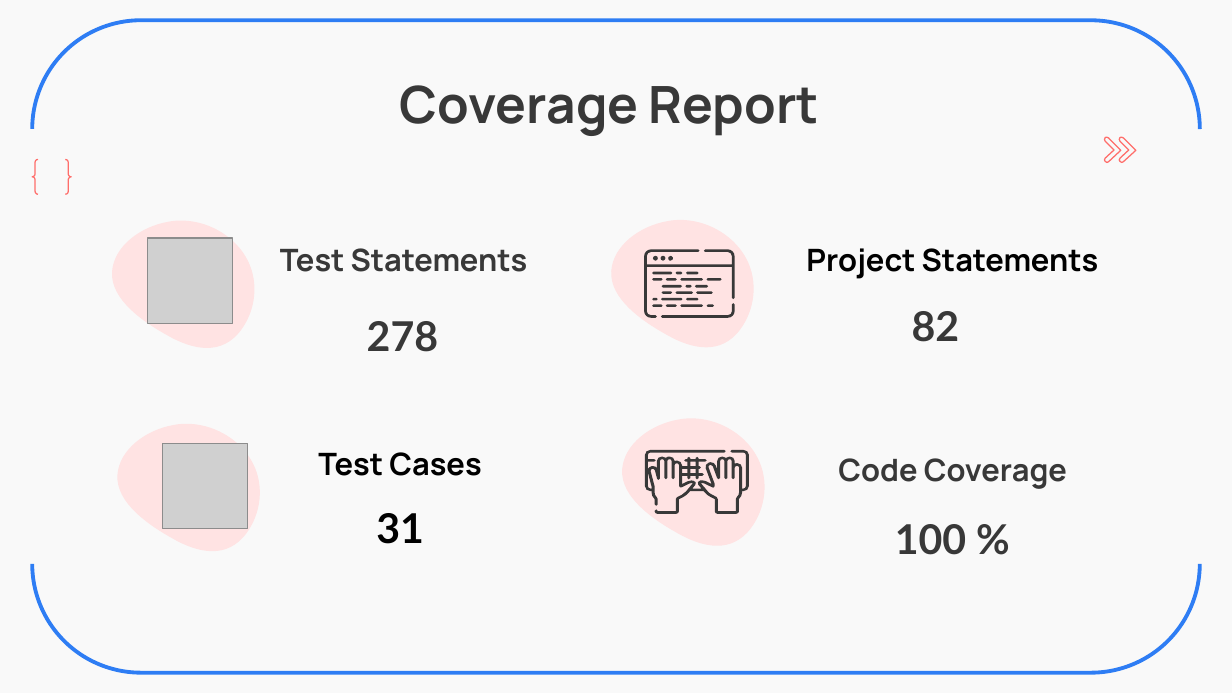
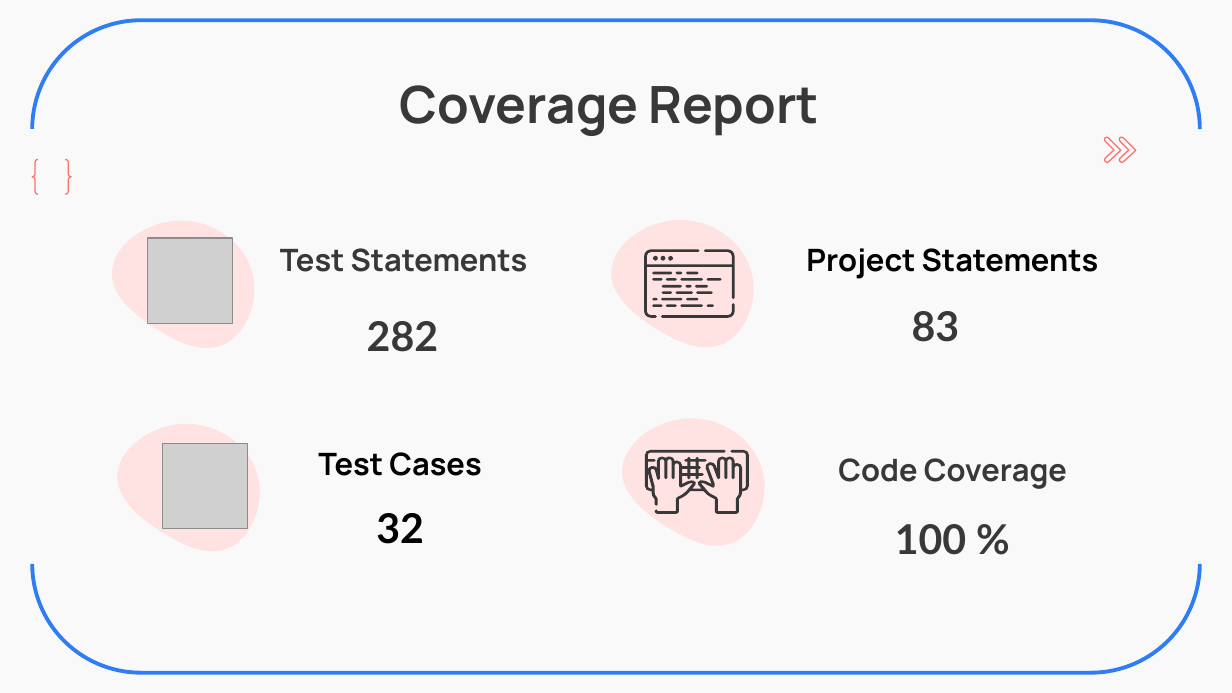
Before and after one commit to ZavierHuang/RESTFUL-API-DESIGN, a slide deck: slide 15 of 黃昱叡_SW2_Backend_Practice.pptx. Drawn at 1232x693 pixels with LibreOffice and Linux fonts; fonts in the diff are those of the drawing; grey boxes stand for pictures. Boxes give left, top, right and bottom in pixels: in the first picture for what was removed or moved away, otherwise in the second. Text is boxed around its words. In the diff, an @@ line names an element or a change of style, - is before the commit and + after.

Commit message:
Update PPT

```diff
--- a/黃昱叡_SW2_Backend_Practice.pptx
+++ b/黃昱叡_SW2_Backend_Practice.pptx
@@ text at [367,321,438,352]: text changed @@
-278
+282
@@ subtitle at [912,311,960,342]: text changed @@
-82
+83
@@ text at [376,513,424,544]: text changed @@
-31
+32
```
Also in this commit, not shown: 3 other slides changed.
